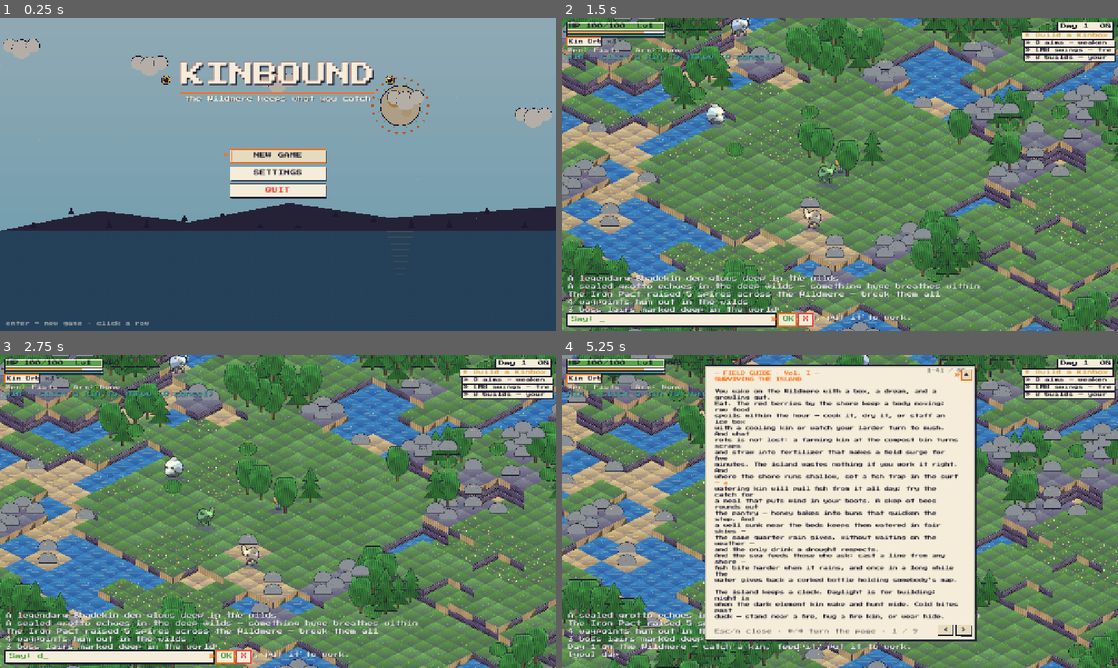
Above: before the commit, frames 1-4 (two rows, left to right).
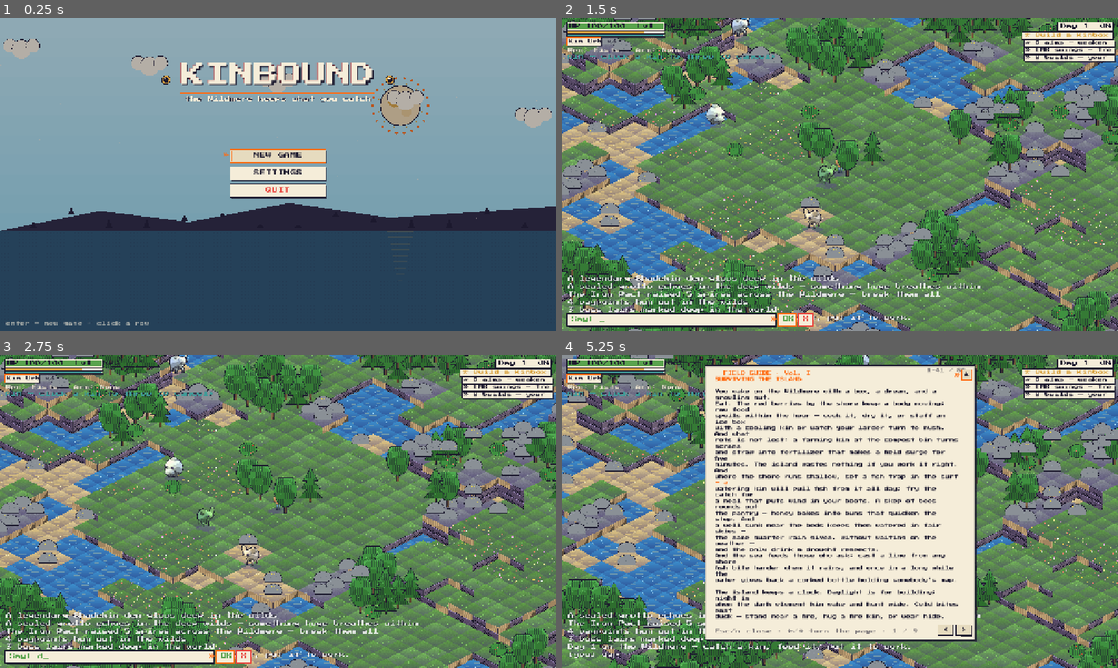
Above: after the commit, the same moments.

Repository: biggameking/PLG
Game: Godot game, scene res://scenes/main.tscn
Two runs of this game, one before a commit and one after it. Both use one fixed random seed, a clock stepped at 60 frames per second and the inputs below.
Inputs (mouse positions are in pixels of both pictures, inside the frame that each line leads up to):
- Up to frame 1 (0.25 s): no input
- Up to frame 2 (1.5 s): tap Enter (ui_accept) at 0.5, 0.77 s; move the mouse to (962, 158) at 0.52 s; hold D (move_right) 0.53-1.25 s; hold Q (aim) 0.53-1.25 s; click (962, 158) at 0.67 s; drag from (728, 190) to (812, 237) at 1.27 s
- Up to frame 3 (2.75 s): move the mouse to (333, 442) at 2.02 s; hold D (move_right) from 2.03 s (still down); hold Tab (cycle_sphere) from 2.03 s (still down)
- Up to frame 4 (5.25 s): release D (move_right) at 2.75 s; release Tab (cycle_sphere) at 2.75 s; drag from (812, 574) to (673, 464) at 2.77 s; move the mouse to (1006, 558) at 3.52 s; hold A (move_left) 3.53-4.25 s; hold P (dex) 3.53-4.25 s; tap Enter (ui_accept) at 3.77 s; drag from (673, 464) to (756, 433) at 4.27 s; move the mouse to (867, 511) at 5.02 s; hold S (move_down) from 5.03 s (still down); hold N (guide) from 5.03 s (still down); click (867, 511) at 5.17 s

The runs differ from the first frame. In frame 1, 1.0% of the frame differs, in the area x 1-68%, y 13-99%; in frame 2, 8.5%; in frame 3, 8.5%; in frame 4, 9.6%, in the area x 0-100%, y 0-100%.

Commit message:
S94c: Android APK + the dead [rendering] section — an inline comment ate it
Root cause of a months-long silent failure: project.godot had
  window/handheld/orientation=4 # sensor landscape…
Godot's ini parser does NOT support '#' after a value — the malformed
line swallowed the '[rendering]' header, so rendering_method,
default_texture_filter AND import_etc2_astc were dead config. Proven via
ConfigFile.get_sections(): [rendering] never parsed. Comment moved to
its own ';' line; all settings now load (verified orient/method/filter).

Android export now builds (29M debug APK): blanked gradle-only
min_sdk/target_sdk overrides (they error without use_gradle_build; the
release profile must re-add them with gradle + keystore — owner item).
APK verified free of docs/tools/prototype/store paths.

Suite: 964/0/1skip after the config fix.

Generated with [Devin](https://devin.ai)

Co-Authored-By: Devin <158243242+devin-ai-integration[bot]@users.noreply.github.com>

Diff:
--- a/project.godot
+++ b/project.godot
@@ -20,7 +20,8 @@
 window/size/resizable=true
 window/stretch/mode="canvas_items"
 window/stretch/aspect="expand"
-window/handheld/orientation=4 # sensor landscape — portrait shrinks a 1280-wide layout to unreadable
+; sensor landscape — portrait shrinks a 1280-wide layout to unreadable
+window/handheld/orientation=4
 
 [rendering]
 
Not shown, changed: export_presets.cfg
Not shown, changed: ROADMAP.md
Not shown, changed: docs/reviews/audit-47-artifact-truth.md
